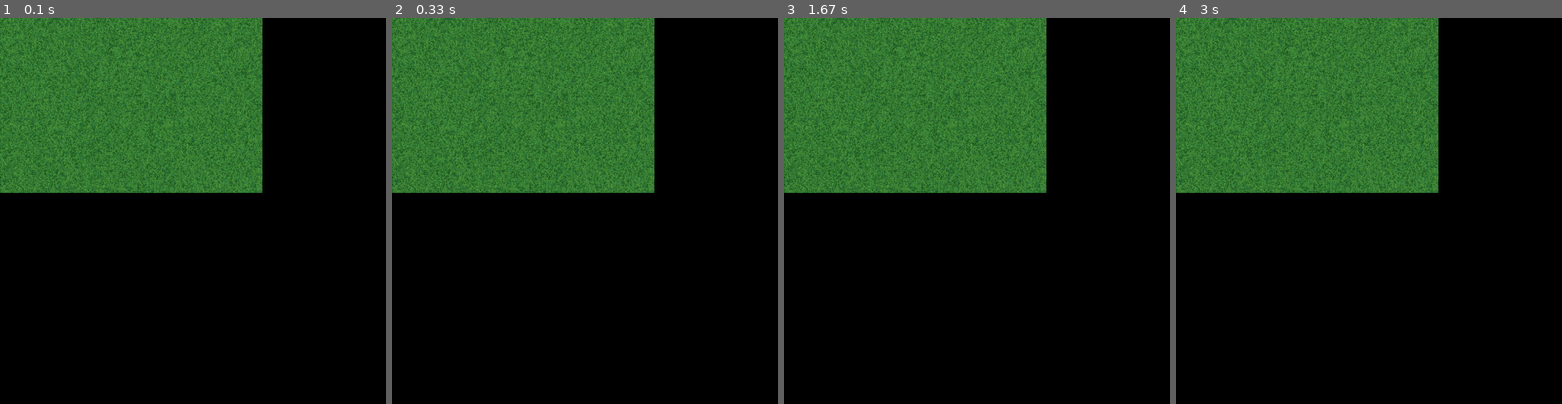
Above: before the commit, frames 1-4 (left to right).
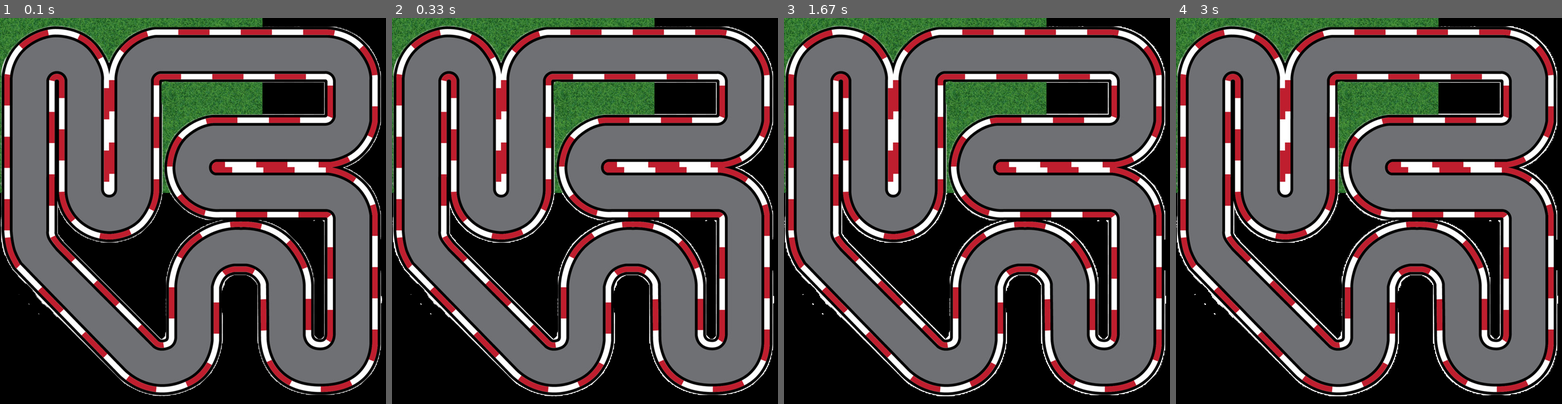
Above: after the commit, the same moments.

Repository: lhaykus/Pygame-Racing-Car-Game
Game: pygame game, started from main.py
The game is run twice, just before and just after one commit, with the same random seed, the same clock (stepped at 60 frames per second) and the same inputs.
Inputs:
- Up to frame 1 (0.1 s): no input
- Up to frame 2 (0.33 s): no input
- Up to frame 3 (1.67 s): no input
- Up to frame 4 (3 s): no input

The runs differ from the first frame. In frame 1, 65% of the frame differs, in the area x 0-99%, y 2-98%; in frame 2, 65%; in frame 3, 65%; in frame 4, 65%.

Commit message:
track image drawn over grass- both working and showing up

Diff:
--- a/main.py
+++ b/main.py
@@ -49,7 +49,9 @@
     #blit- used to draw image on screen
     #drawing image on window display screen
     # 0,0 = top left corner, as you go down screen Y increases, X increases as you go right
+   #order of images drawn matter = GRASS then TRACK = track drawn over grass
     WIN.blit(GRASS, (0,0))
+    WIN.blit(TRACK, (0,0))
 
     #pygame allows items to be drawn onto screen and when this is run
     # what was drawn on screen will then be displayed
